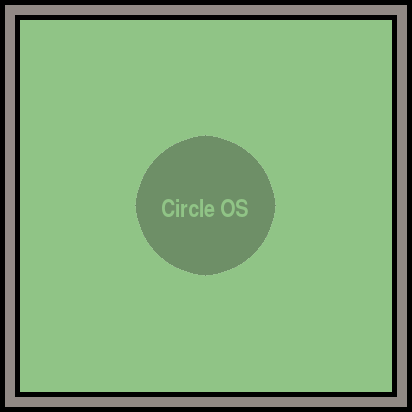
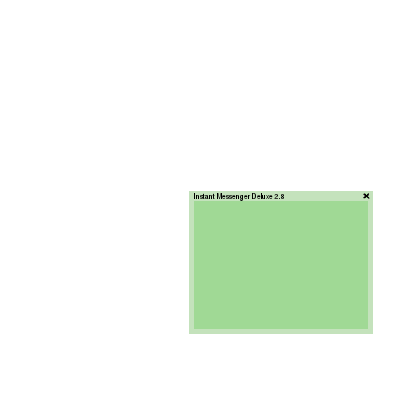
Layer changes from the first w=412, h=412 image to the second:
added layer "Instant Messenger Deluxe 2.8" above "im" over 194, 193, 284, 201
added layer "im" above "Border" over 189, 191, 373, 334
renamed "Pasted Layer" to "Border", hid it over 0, 0, 412, 412
hid "Circle OS" over 162, 199, 248, 217
hid "Base" over 0, 0, 412, 412
